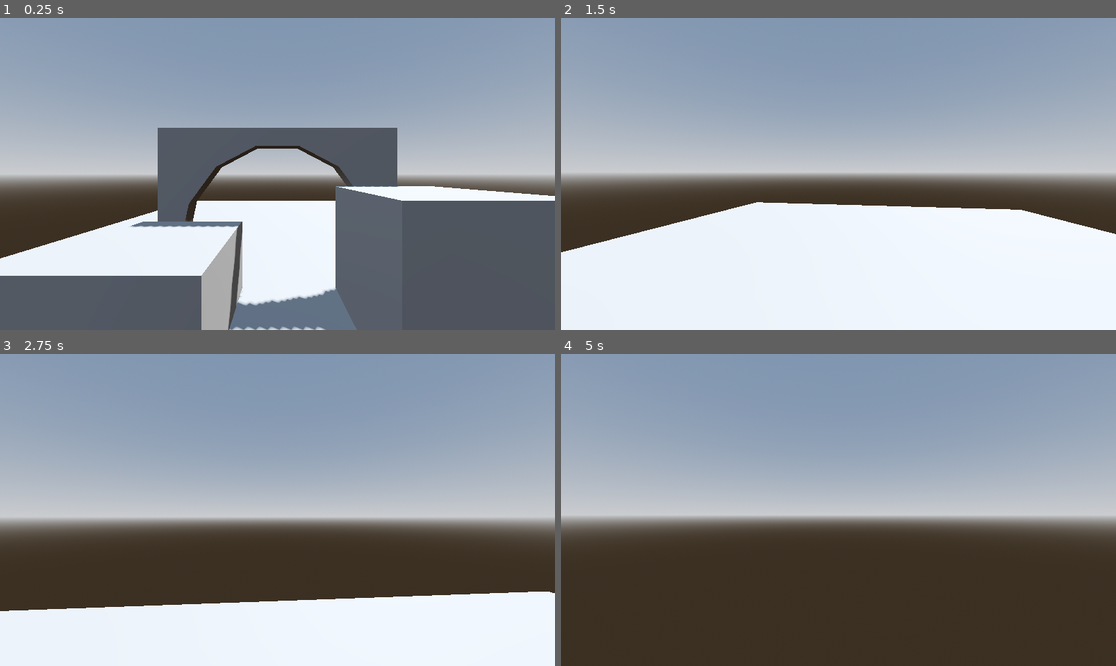
Above: before the commit, frames 1-4 (two rows, left to right).
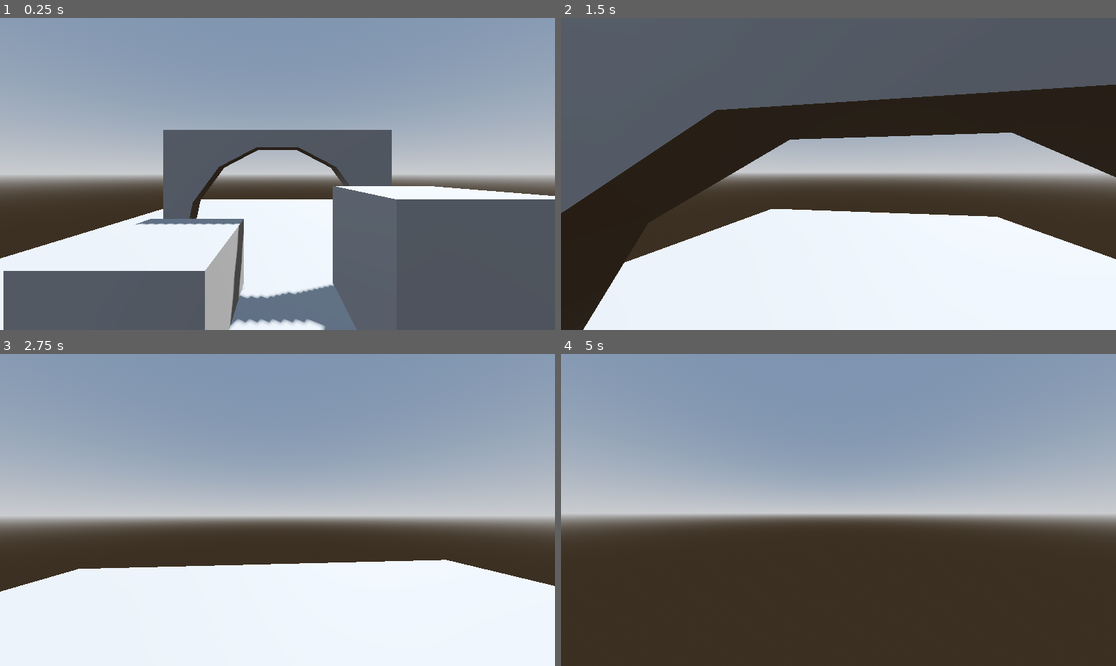
Above: after the commit, the same moments.

Repository: sirBruh/Yr12GameDesignAssesment
Game: Godot game, scene res://Scenes/level.tscn
The game is run twice, just before and just after one commit, with the same random seed, the same clock (stepped at 60 frames per second) and the same inputs.
Inputs (mouse positions are in pixels of both pictures, inside the frame that each line leads up to):
- Up to frame 1 (0.25 s): no input
- Up to frame 2 (1.5 s): tap Enter (ui_accept) at 0.5, 0.6 s; move the mouse to (866, 174) at 0.52 s; hold Shift (Sprint, bound only after the commit) 0.53-1.28 s; hold W (Forward) from 0.53 s (still down); tap Space (Jump) at 0.77, 1.07 s; move the mouse to (810, 174) at 1.27 s; tap Shift (Sprint, bound only after the commit) at 1.35 s
- Up to frame 3 (2.75 s): keep holding W (Forward); tap Space (Jump) at 1.52, 1.55, 1.82, 2.1 s; move the mouse to (288, 503) at 2.02 s; tap Enter (ui_accept) at 2.3 s
- Up to frame 4 (5 s): keep holding W (Forward); move the mouse to (832, 516) at 2.77 s; tap Enter (ui_accept) at 2.85, 4.25, 4.35 s; tap Space (Jump) at 3.02, 3.32, 3.77, 3.8, 4.07, 4.52, 4.82 s; tap Shift (Sprint, bound only after the commit) at 3.05 s; move the mouse to (877, 513) at 3.52 s; hold Shift (Sprint, bound only after the commit) 3.53-4.28 s; move the mouse to (794, 506) at 4.27 s

The runs differ from the first frame. In frame 1, 3.9% of the frame differs, in the area x 0-100%, y 35-100%; in frame 2, 52%, in the area x 0-100%, y 0-100%; in frame 3, 11%; in frame 4, 2.8%.

Commit message:
More player movement
I added extra quality of life modifications to make the movement much better

Diff:
--- a/untitled-delivery-game/Scenes/level.tscn
+++ b/untitled-delivery-game/Scenes/level.tscn
@@ -50,3 +50,8 @@
 [node name="CSGBox3D2" type="CSGBox3D" parent="."]
 use_collision = true
 size = Vector3(12.9, 0.1, 30)
+
+[node name="CSGPolygon3D" type="CSGPolygon3D" parent="."]
+transform = Transform3D(1, 0, 0, 0, 1, 0, 0, 0, 1, 0, 1.3, 3.3)
+use_collision = true
+polygon = PackedVector2Array(0, 0.1, 0, 0.4, 2, 1.5, 2.1, 1.4)
--- a/untitled-delivery-game/Scenes/player.gd
+++ b/untitled-delivery-game/Scenes/player.gd
@@ -1,15 +1,28 @@
 extends CharacterBody3D
 
-
-const SPEED = 5.0
-const JUMP_VELOCITY = 4.5
+var speed
+const walk_speed = 5.0
+const sprint_speed = 8.0
+const jump_velocity = 4.5
 const sensitivity = 0.003
 @onready var head = $Head
 @onready var camera = $Head/Camera3D
+#FOV
+const base_fov = 75.0
+const fov_change = 1.5
+#bobbing
+const bob_freq = 2.0
+const bob_amp = 0.08
+var t_bob = 0.0
 
 func _ready():
 	Input.set_mouse_mode(Input.MOUSE_MODE_CAPTURED)
 
+func _headbob(time) -> Vector3:
+	var pos = Vector3.ZERO
+	pos.y = sin(time * bob_freq) * bob_amp
+	pos.x = sin(time * bob_freq / 2) * bob_amp
+	return pos
 
 func _unhandled_input(event: InputEvent) -> void:
 	if event is InputEventMouseMotion:
@@ -24,19 +37,36 @@
 	if not is_on_floor():
 		velocity += get_gravity() * delta
 
-	# Handle jump.
-	if Input.is_action_just_pressed("ui_accept") and is_on_floor():
-		velocity.y = JUMP_VELOCITY
+	#Jumping
+	if Input.is_action_just_pressed("Jump") and is_on_floor():
+		velocity.y = jump_velocity
+	#Sprinting
+	if Input.is_action_pressed("Sprint"):
+		speed = sprint_speed
+	else:
+		speed = walk_speed
 
 	# Get the input direction and handle the movement/deceleration.
 	# As good practice, you should replace UI actions with custom gameplay actions.
 	var input_dir := Input.get_vector("Left", "Right", "Forward", "Backward")
-	var direction := (transform.basis * Vector3(input_dir.x, 0, input_dir.y)).normalized()
-	if direction:
-		velocity.x = direction.x * SPEED
-		velocity.z = direction.z * SPEED
+	var direction = (head.transform.basis * Vector3(input_dir.x, 0, input_dir.y)).normalized()
+	if is_on_floor():
+		if direction:
+			velocity.x = direction.x * speed
+			velocity.z = direction.z * speed
+		else:
+			velocity.x = lerp(velocity.x, direction.x * speed, delta * 7.0)
+			velocity.z = lerp(velocity.z, direction.z * speed, delta * 7.0)
 	else:
-		velocity.x = 0
-		velocity.z = 0
+		velocity.x = lerp(velocity.x, direction.x * speed, delta * 2.0)
+		velocity.z = lerp(velocity.z, direction.z * speed, delta * 2.0)
+	#bobbing
+	t_bob += delta * velocity.length() * float(is_on_floor())
+	camera.transform.origin = _headbob(t_bob)
+
+	#FOV
+	var velocity_clamped = clamp(velocity.length(), 0.5, sprint_speed * 2)
+	var target_fov = base_fov + fov_change * velocity_clamped
+	camera.fov = lerp(camera.fov, target_fov, delta * 13.0)
 
 	move_and_slide()
--- a/untitled-delivery-game/project.godot
+++ b/untitled-delivery-game/project.godot
@@ -42,3 +42,8 @@
 "events": [Object(InputEventKey,"resource_local_to_scene":false,"resource_name":"","device":-1,"window_id":0,"alt_press …(191 unchanged characters)…
 ]
 }
+Sprint={
+"deadzone": 0.2,
+"events": [Object(InputEventKey,"resource_local_to_scene":false,"resource_name":"","device":-1,"window_id":0,"alt_pressed":false,"shift_pressed":false,"ctrl_pressed":false,"meta_pressed":false,"pressed":false,"keycode":0,"physical_keycode":4194325,"key_label":0,"unicode":0,"location":0,"echo":false,"script":null)
+]
+}
